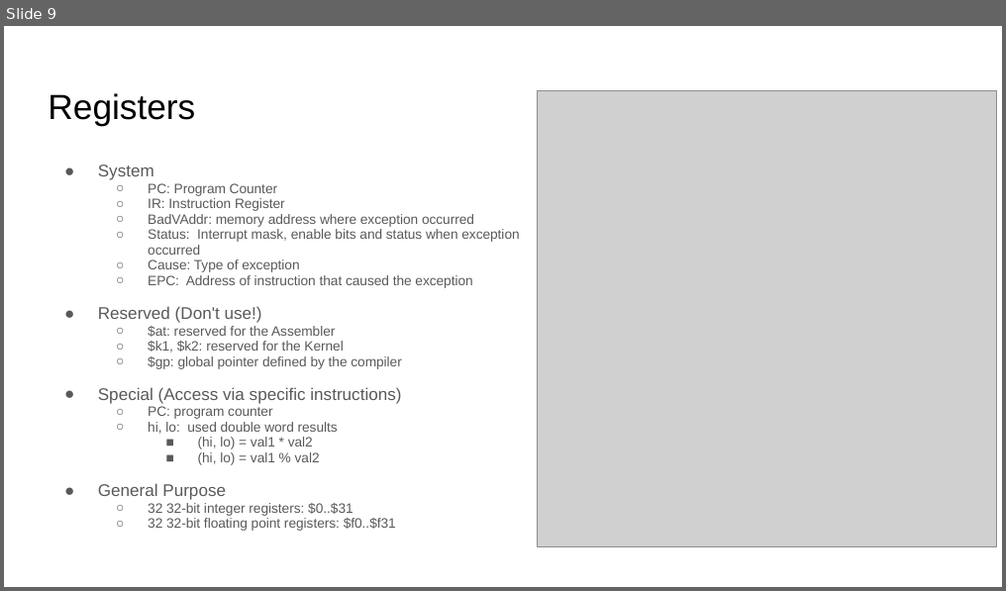
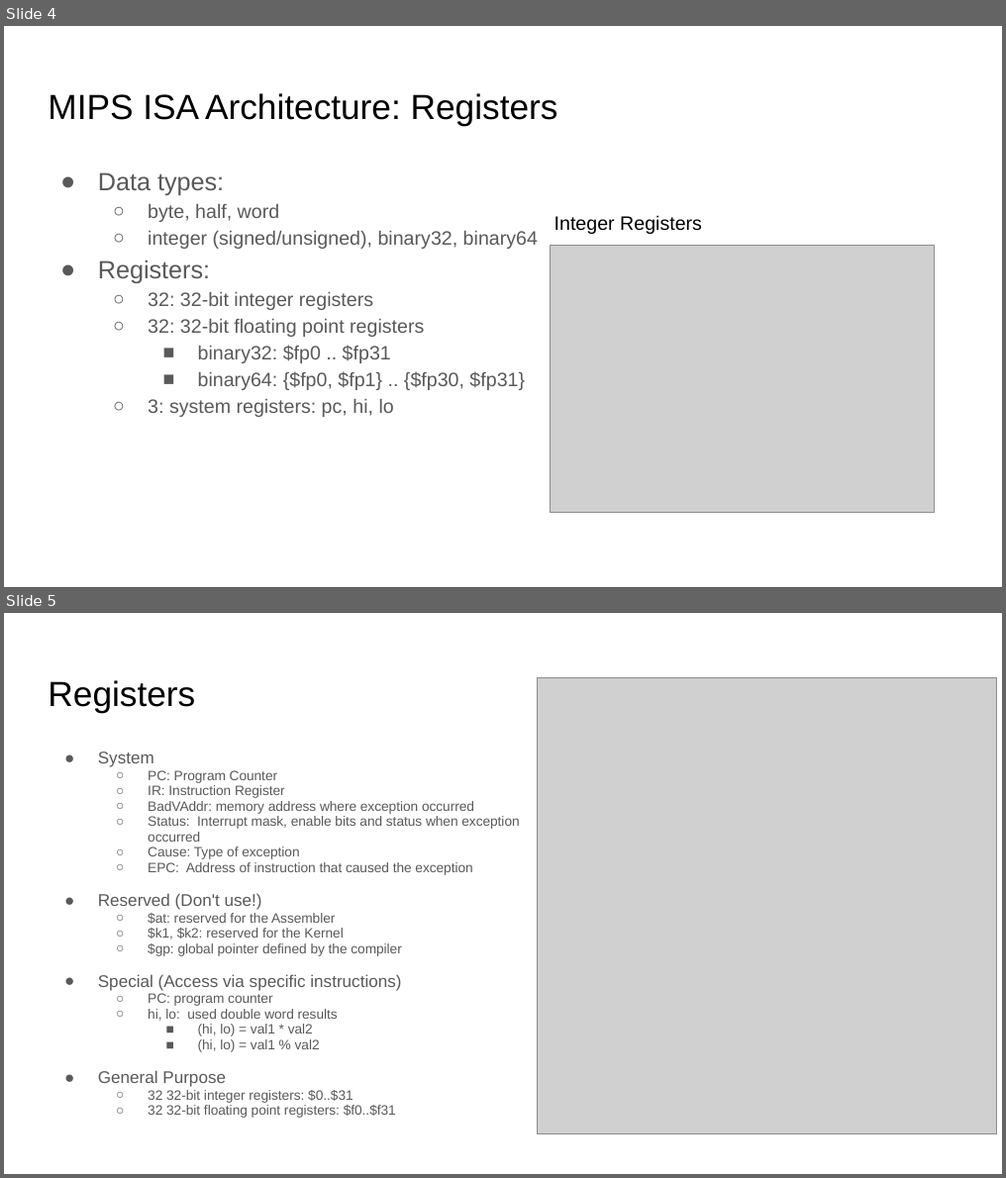
Before and after one commit to sgarcia0206/comp122-f23, a slide deck: assembly-programming/slide_presentations/.hidden/intro_to_mips.pptx. Shown one above the other, each under a label of ours: slide 9 before the commit, slides 4 and 5 after it. The pictures are 1006x591 and 1006x1178 pixels, drawn with LibreOffice and Linux fonts; fonts in the diff are those of the drawing; grey boxes stand for pictures. Boxes give left, top, right and bottom in pixels: in the first picture for what was removed or moved away, otherwise in the second. Text is boxed around its words. In the diff, an @@ line names an element or a change of style, - is before the commit and + after.

```diff
--- a/assembly-programming/slide_presentations/.hidden/intro_to_mips.pptx
+++ b/assembly-programming/slide_presentations/.hidden/intro_to_mips.pptx
@@ slide 4 added at bbox=[4, 26, 1002, 587], background #FFFFFF @@
@@ title added at bbox=[48, 93, 558, 125], 25.2 pt, text #000000 @@
+MIPS ISA Architecture: Registers
@@ text added at bbox=[98, 173, 538, 417], 14 pt, text #595959 @@
+● Data types:
+  ○ byte, half, word
+  ○ integer (signed/unsigned), binary32, binary64
+● Registers:
+  ○ 32: 32-bit integer registers
+  ○ 32: 32-bit floating point registers
+    ■ binary32: $fp0 .. $fp31
+    ■ binary64: {$fp0, $fp1} .. {$fp30, $fp31}
+  ○ 3: system registers: pc, hi, lo
@@ text added at bbox=[554, 215, 702, 234], 14 pt, text #000000 @@
+Integer Registers
@@ picture added at bbox=[550, 246, 934, 513] @@
@@ what was slide 9 is now slide 5 @@
```
Also in this commit, not shown: 2 slides changed, 8 other slides added, 6 slides removed, 1 other file.
